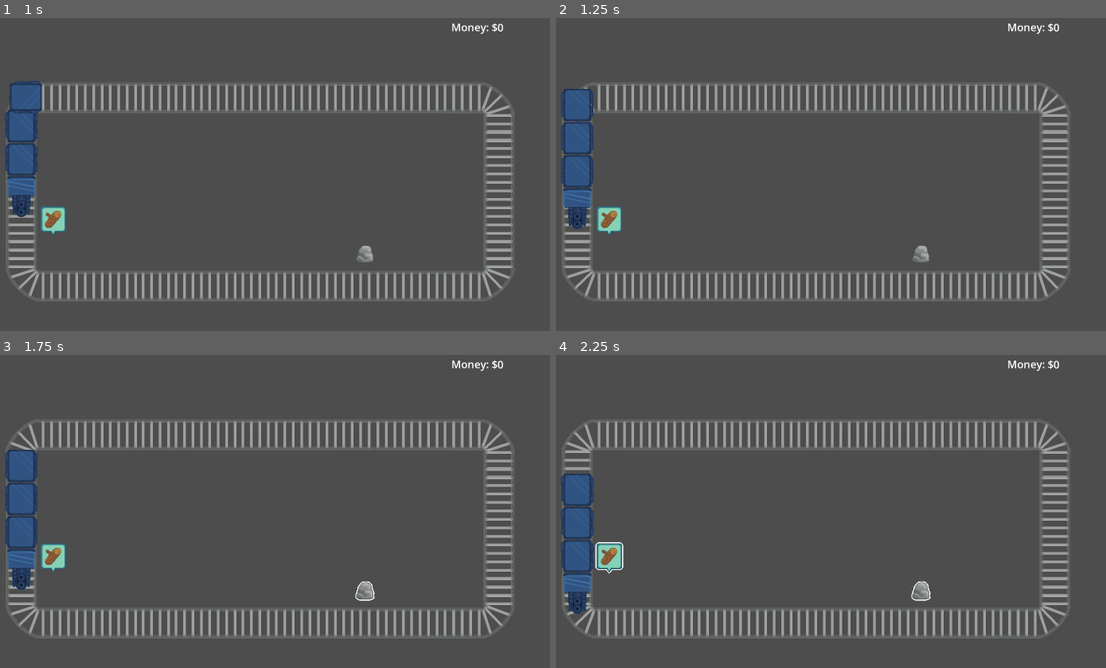
Above: before the commit, frames 1-4 (two rows, left to right).
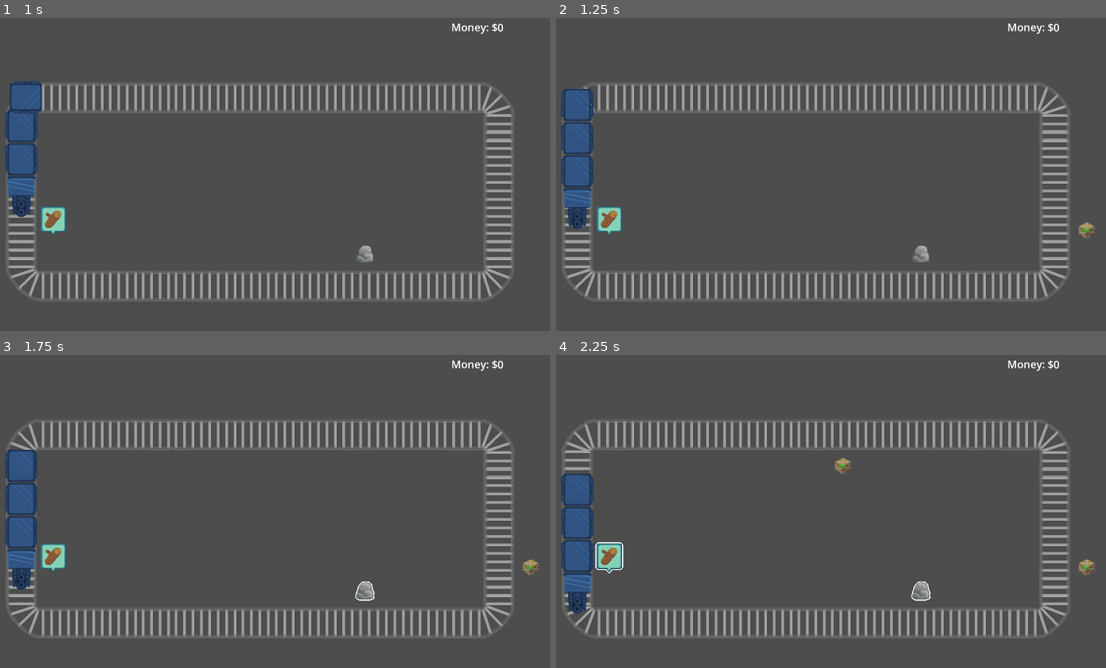
Above: after the commit, the same moments.

Repository: decadentpig/GMTK2025
Game: Godot game, scene res://main_menu.tscn
The game is run twice, just before and just after one commit, with the same random seed, the same clock (stepped at 60 frames per second) and the same inputs.
Inputs (mouse positions are in pixels of both pictures, inside the frame that each line leads up to):
- Up to frame 1 (1 s): click "CHALLENGE MODE" at 0.5 s
- Up to frame 2 (1.25 s): no input
- Up to frame 3 (1.75 s): move the mouse to (363, 589) at 1.27 s; click (363, 589) at 1.35 s
- Up to frame 4 (2.25 s): move the mouse to (611, 558) at 2.02 s; click (611, 558) at 2.1 s

Frame 1 is identical in both runs. In frame 2, 0.1% of the frame differs, in the area x 95-98%, y 65-71%; in frame 3, 0.1%; in frame 4, 0.2%, in the area x 50-98%, y 32-71%.

Commit message:
Add ability for carriages to be spawned and bought

Diff:
--- /dev/null
+++ b/Autoloads/stats.gd
@@ -0,0 +1,4 @@
+extends Node
+
+var money = 0
+var contracts_complete = 0
--- /dev/null
+++ b/Scenes/carriage_pickup.gd
@@ -0,0 +1,22 @@
+extends RigidBody2D
+class_name Carriage_Pickup_Node
+
+@onready var highlighted_material = preload("res://Scenes/resource_highlight_material.material")
+@onready var sprite2d = get_node("Sprite2D")
+
+var cost = 50
+var selected_by_player: bool = false
+
+func toggle_player_select():
+	if selected_by_player:
+		selected_by_player = false
+		SFXPlayer.play_make_selection()
+		sprite2d.material = null
+	elif !selected_by_player:
+		selected_by_player = true
+		SFXPlayer.play_make_selection()
+		sprite2d.material = highlighted_material
+
+func _on_input_event(viewport: Node, event: InputEvent, shape_idx: int) -> void:
+	if event is InputEventMouseButton and Input.is_action_just_pressed("Click"):
+		toggle_player_select()
--- /dev/null
+++ b/Scenes/carriage_pickup_prefab.tscn
@@ -0,0 +1,29 @@
+[gd_scene load_steps=4 format=3 uid="uid://dsvps6y0glkn5"]
+
+[ext_resource type="Script" uid="uid://bct85s5p5bdwa" path="res://Scenes/carriage_pickup.gd" id="1_los3g"]
+[ext_resource type="Texture2D" uid="uid://ckc1aaucxtm4u" path="res://Assets/Icon-Crate.png" id="1_s2whb"]
+
+[sub_resource type="RectangleShape2D" id="RectangleShape2D_los3g"]
+size = Vector2(64, 64)
+
+[node name="Carriage_Pickup_Node" type="RigidBody2D"]
+position = Vector2(0, 1)
+input_pickable = true
+gravity_scale = 0.0
+script = ExtResource("1_los3g")
+
+[node name="Sprite2D" type="Sprite2D" parent="."]
+texture = ExtResource("1_s2whb")
+
+[node name="CollisionShape2D" type="CollisionShape2D" parent="."]
+shape = SubResource("RectangleShape2D_los3g")
+
+[node name="Cost" type="Label" parent="."]
+offset_left = -18.0
+offset_top = -13.0
+offset_right = 22.0
+offset_bottom = 10.0
+theme_override_colors/font_color = Color(0, 0.839216, 0, 1)
+text = "$50"
+
+[connection signal="input_event" from="." to="." method="_on_input_event"]
--- a/Scripts/carriage.gd
+++ b/Scripts/carriage.gd
@@ -1,4 +1,5 @@
 extends PathFollow2D
+signal request_carriage_add()
 
 var speed = 0
 var cargo = GlobalVariables.RESOURCE_TYPE.NONE
@@ -18,6 +19,7 @@
 
 
 func _on_area_2d_body_entered(body: Node2D) -> void:
+	# Pickup resources
 	if (
 		body is Raw_Resource
 		and body.selected_by_player
@@ -34,6 +36,7 @@
 			print("ERROR. UNEXPECTED CARGO", cargo)
 
 
+	# Complete contracts
 	if (
 		body is Contract_Node
 		and body.selected_by_player
@@ -43,3 +46,13 @@
 		cargo = GlobalVariables.RESOURCE_TYPE.NONE
 		sprite2d.texture = null
 		body.complete_contract()
+
+	# Buy carriages
+	if (
+		body is Carriage_Pickup_Node
+		and body.selected_by_player
+		#and Stats.money > 50
+	):
+		body.queue_free()
+		Stats.money -= 50
+		emit_signal("request_carriage_add")
--- a/Scripts/contract_node.gd
+++ b/Scripts/contract_node.gd
@@ -1,6 +1,5 @@
 extends RigidBody2D
 class_name Contract_Node
-signal request_money_update(amount)
 
 const CONTRACT_MONEY = 5
 var selected_by_player: bool = false
@@ -34,7 +33,8 @@
 
 func complete_contract() -> void:
 	SFXPlayer.play_contract_complete()
-	emit_signal("request_money_update", 5)
+	Stats.money += CONTRACT_MONEY
+	Stats.contracts_complete += 1
 
 func _on_input_event(viewport: Node, event: InputEvent, shape_idx: int) -> void:
 	if event is InputEventMouseButton and Input.is_action_just_pressed("Click"):
--- a/Scripts/train_manager.gd
+++ b/Scripts/train_manager.gd
@@ -7,13 +7,23 @@
 @onready var path2d = get_parent()
 @onready var carriage_prefab = preload("res://Scenes/carriage_prefab.tscn")
 
+var num_carriages = 0
+
+func create_carriage() -> void:
+	var carriage = carriage_prefab.instantiate()
+	path2d.add_child.call_deferred(carriage)
+	carriage.speed = SPEED
+	carriage.progress = (progress - 15) - (OFFSET * (num_carriages+1))
+	carriage.request_carriage_add.connect(_on_request_carriage_add)
+	num_carriages += 1
+
 func _ready() -> void:
 	progress = 100 * DEFAULT_CARRIAGES
 	for n in DEFAULT_CARRIAGES:
-		var carriage = carriage_prefab.instantiate()
-		path2d.add_child.call_deferred(carriage)
-		carriage.speed = SPEED
-		carriage.progress = (progress - 15) - (OFFSET * (n+1))
+		create_carriage()
 
 func _process(delta: float) -> void:
 	progress += SPEED
+
+func _on_request_carriage_add():
+	create_carriage()
--- a/game_manager.gd
+++ b/game_manager.gd
@@ -5,14 +5,16 @@
 const RESOURCE_SPAWN_TRACK_OFFSET = 120
 const CARRIAGE_SIZE = 128
 const CONTRACT_SPAWN_CHANCE = 0.0005
+#const CARRIAGE_SPAWN_CHANCE = 0.0001
+const CARRIAGE_SPAWN_CHANCE = 0.01
+const CARRIAGE_SPAWN_AFTER_CONTRACTS = 5
 
 @onready var raw_resource_prefab = preload("res://Scenes/raw_resource_prefab.tscn")
 @onready var contract_node_prefab = preload("res://Scenes/contract_node_prefab.tscn")
+@onready var carriage_pickup_node_prefab = preload("res://Scenes/carriage_pickup_prefab.tscn")
 @onready var money_text = get_parent().get_node("Money_Text")
-var money = 0
 
 func func_get_cord_for_side(side: Variant) -> int:
-	var chosen_cord = null
 	if typeof(side) == TYPE_INT:
 		return side
 	elif typeof(side) == TYPE_ARRAY:
@@ -89,12 +91,15 @@
 	var contract = contract_node_prefab.instantiate()
 	add_child(contract)
 	contract.set_contract_type(resource_type)
-	contract.request_money_update.connect(_on_request_money_update)
 	contract.position = Vector2(chosen_x, chosen_y)
 
-func update_money(amount: int) -> void:
-	money += amount
-	money_text.text = str(money)
+func spawn_carriage() -> void:
+	var spawn_location = get_item_spawn_location()
+	var chosen_x = spawn_location[0]
+	var chosen_y = spawn_location[1]
+	var carriage_pickup_node = carriage_pickup_node_prefab.instantiate()
+	add_child(carriage_pickup_node)
+	carriage_pickup_node.position = Vector2(chosen_x, chosen_y)
 
 func _process(delta: float) -> void:
 	if randf() < RESOURCE_SPAWN_CHANCE:
@@ -102,9 +107,14 @@
 
 	if randf() < CONTRACT_SPAWN_CHANCE:
 		spawn_contract()
+
+	if (
+		randf() < CARRIAGE_SPAWN_CHANCE
+		#and Stats.contracts_complete > CARRIAGE_SPAWN_AFTER_CONTRACTS
+	):
+		spawn_carriage()
 #
-func _on_request_money_update(amount: int) -> void:
-	update_money(amount)
+	money_text.text = str(Stats.money)
 
 func _ready() -> void:
 	spawn_resource()
--- a/project.godot
+++ b/project.godot
@@ -20,6 +20,7 @@
 GlobalVariables="*res://Autoloads/global_variables.gd"
 MusicPlayer="*res://Autoloads/music_player.gd"
 SFXPlayer="*res://Autoloads/sfx_player.gd"
+Stats="*res://Autoloads/stats.gd"
 
 [display]
 
Not shown, added: Autoloads/stats.gd.uid
Not shown, added: Scenes/carriage_pickup.gd.uid
